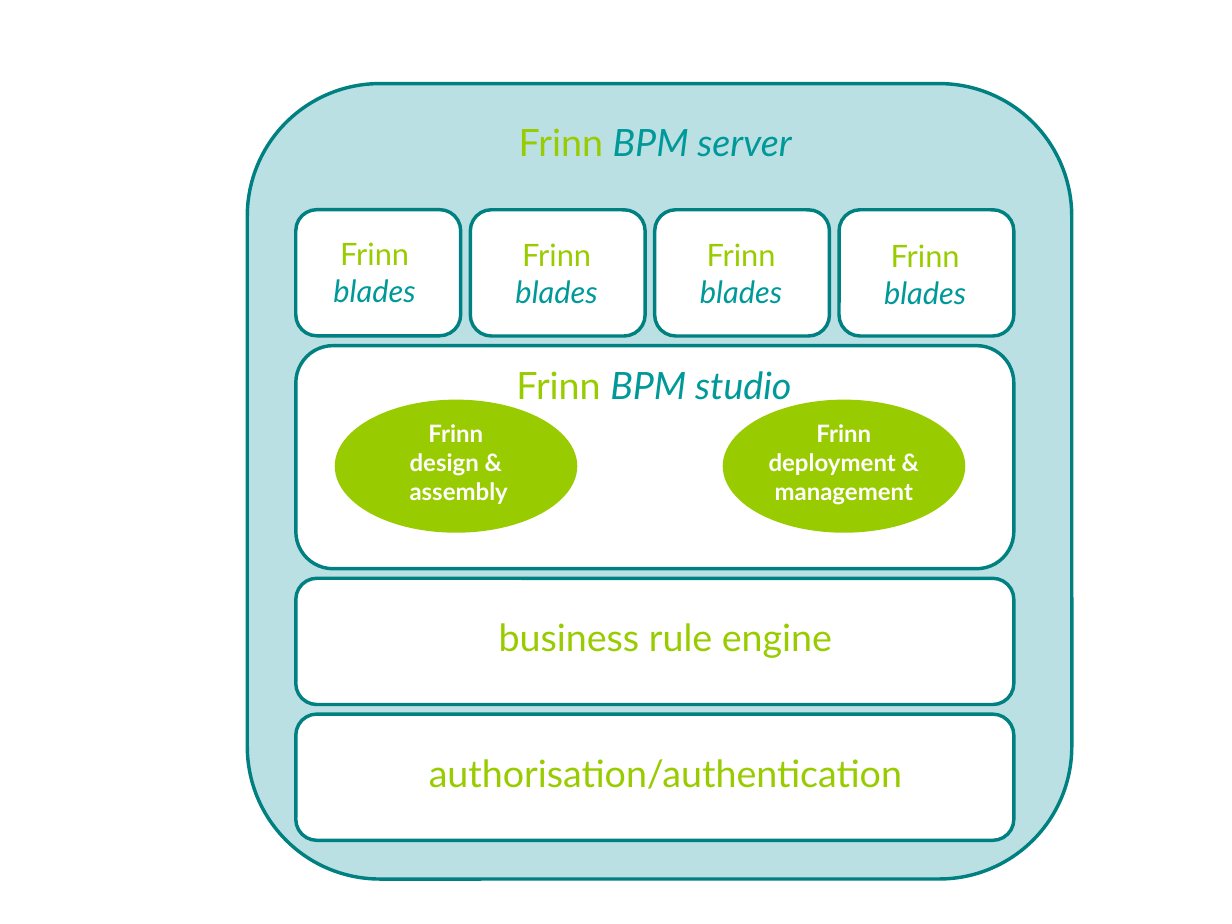
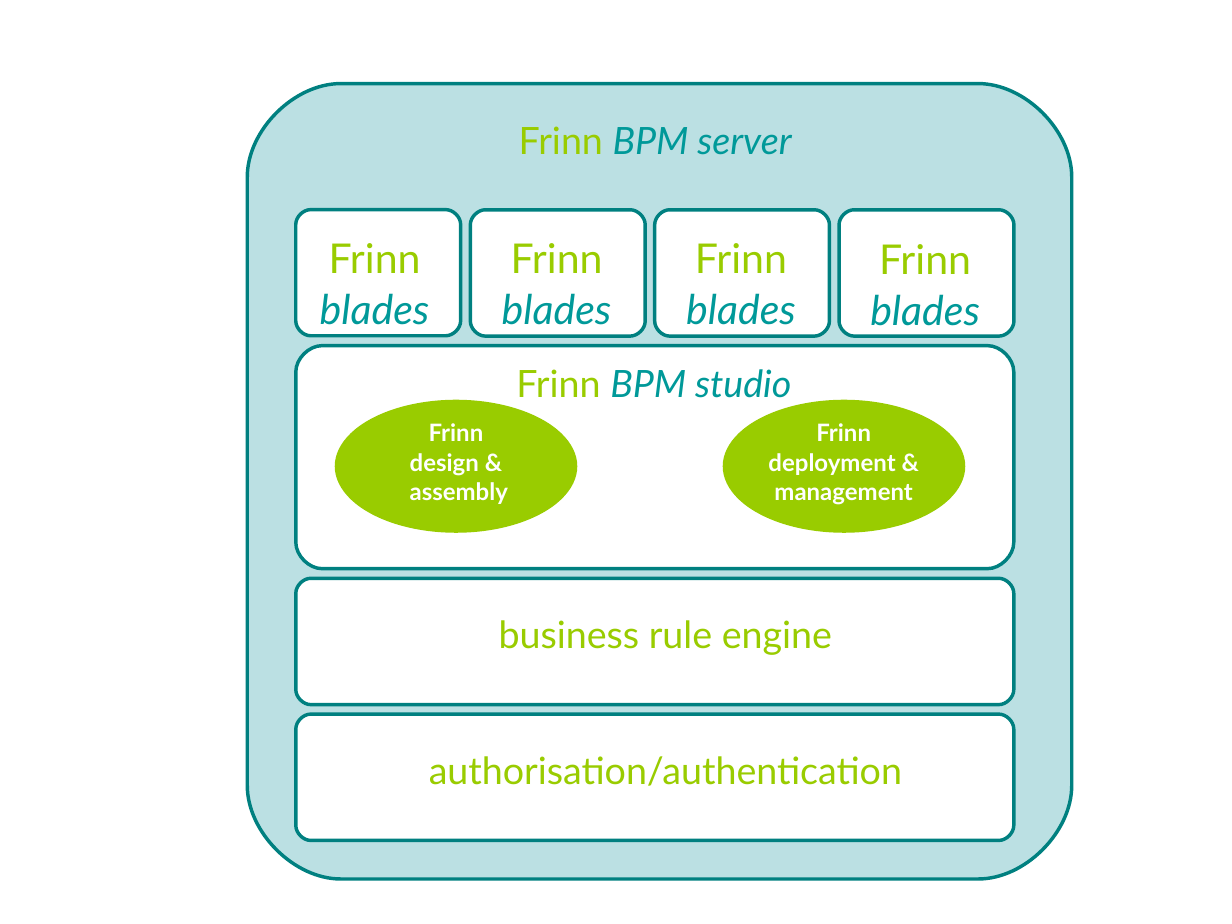
Before and after one commit to Dexels/navajo, a slide deck: slide 6 of doc/Frinn2.ppt. Drawn at 1232x924 pixels with LibreOffice and Linux fonts; fonts in the diff are those of the drawing. Boxes give left, top, right and bottom in pixels: in the first picture for what was removed or moved away, otherwise in the second. Text is boxed around its words. In the diff, an @@ line names an element or a change of style, - is before the commit and + after.

```diff
--- a/doc/Frinn2.ppt
+++ b/doc/Frinn2.ppt
@@ group removed at [248, 84, 1072, 880]: 8 rounded rectangles @@
@@ group added at [248, 84, 1072, 880]: 8 freeform shapes @@
@@ size 18 to 24 pt; line spacing 1 to 0.97 in 4 elements at [686, 243, 796, 325], [502, 243, 612, 325], [870, 244, 980, 326], [303, 229, 447, 339] @@
@@ rounded rectangle "Frinn": place and size @@
-rounded rectangle "Frinn" at [333, 242, 415, 303]
+rounded rectangle "Frinn" at [303, 229, 447, 339]
@@ text "Frinn": place and size @@
-text "Frinn" at [515, 243, 597, 304]
+text "Frinn" at [502, 243, 612, 325]
@@ text "Frinn": place and size @@
-text "Frinn" at [700, 243, 782, 304]
+text "Frinn" at [686, 243, 796, 325]
@@ text "Frinn": place and size @@
-text "Frinn" at [884, 244, 966, 305]
+text "Frinn" at [870, 244, 980, 326]
@@ line spacing 1 to 0.97 in 4 elements at [499, 620, 832, 655], [516, 369, 791, 398], [519, 126, 791, 155], [429, 756, 902, 786] @@
```
Also in this commit, not shown: 7 other slides changed, 6 other files.
